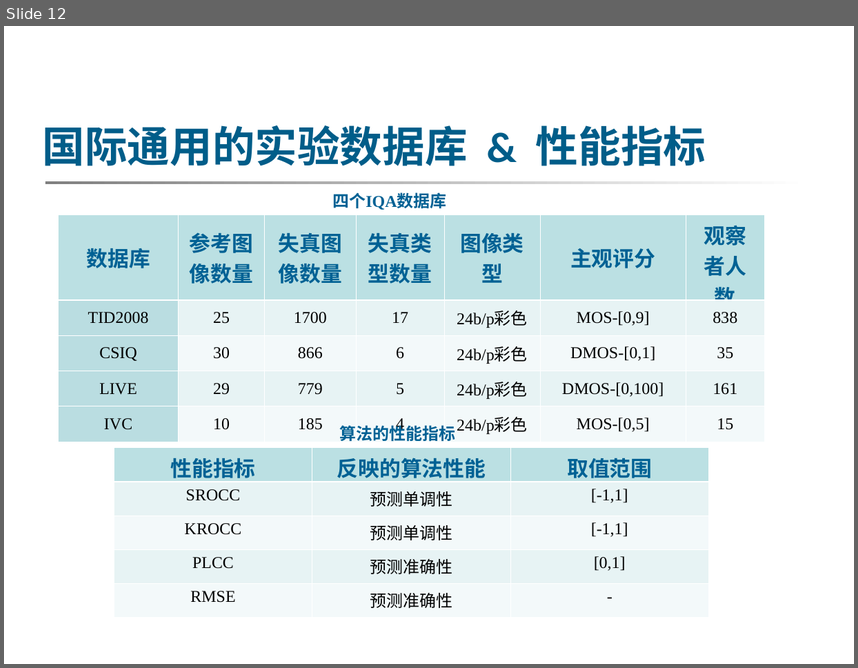
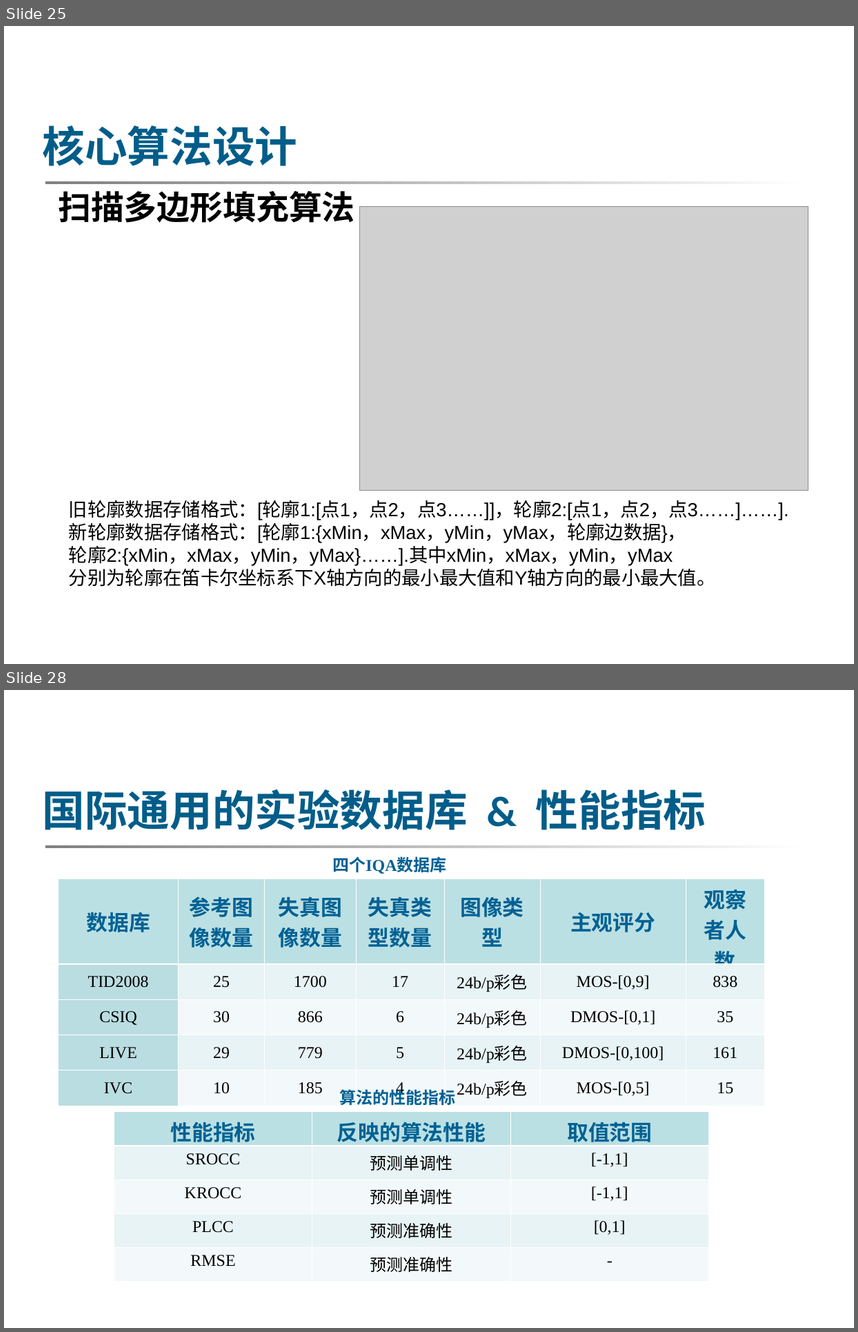
Before and after one commit to WutBottle/2021dissertation, a slide deck: 硕士论文答辩-张鹏.ppt. Shown one above the other, each under a label of ours: slide 12 before the commit, slides 25 and 28 after it; the slides between them are not shown. The pictures are 858x668 and 858x1332 pixels, drawn with LibreOffice and Linux fonts; fonts in the diff are those of the drawing; grey boxes stand for pictures; background and template pictures are left out. Boxes give left, top, right and bottom in pixels: in the first picture for what was removed or moved away, otherwise in the second. Text is boxed around its words. In the diff, an @@ line names an element or a change of style, - is before the commit and + after.

```diff
--- a/硕士论文答辩-张鹏.ppt
+++ b/硕士论文答辩-张鹏.ppt
@@ slide 25 added at bbox=[4, 26, 854, 664], background picture (left out); not listed: 1 template element that a slide beside it also shows @@
@@ text added at bbox=[43, 125, 298, 166], 36 pt, text #005D89, bold @@
+核心算法设计
@@ text added at bbox=[58, 191, 355, 223], 28 pt, text #000000, bold @@
+扫描多边形填充算法
@@ picture added at bbox=[359, 206, 808, 490] @@
@@ text added at bbox=[69, 500, 789, 586], 16 pt, text #000000 @@
+旧轮廓数据存储格式：[轮廓1:[点1，点2，点3……]]，轮廓2:[点1，点2，点3……]……].
+新轮廓数据存储格式：[轮廓1:{xMin，xMax，yMin，yMax，轮廓边数据}，
+轮廓2:{xMin，xMax，yMin，yMax}……].其中xMin，xMax，yMin，yMax
+分别为轮廓在笛卡尔坐标系下X轴方向的最小最大值和Y轴方向的最小最大值。
@@ what was slide 12 is now slide 28 @@
```
Also in this commit, not shown: 1 slide changed, 15 other slides added, 2 other files.
